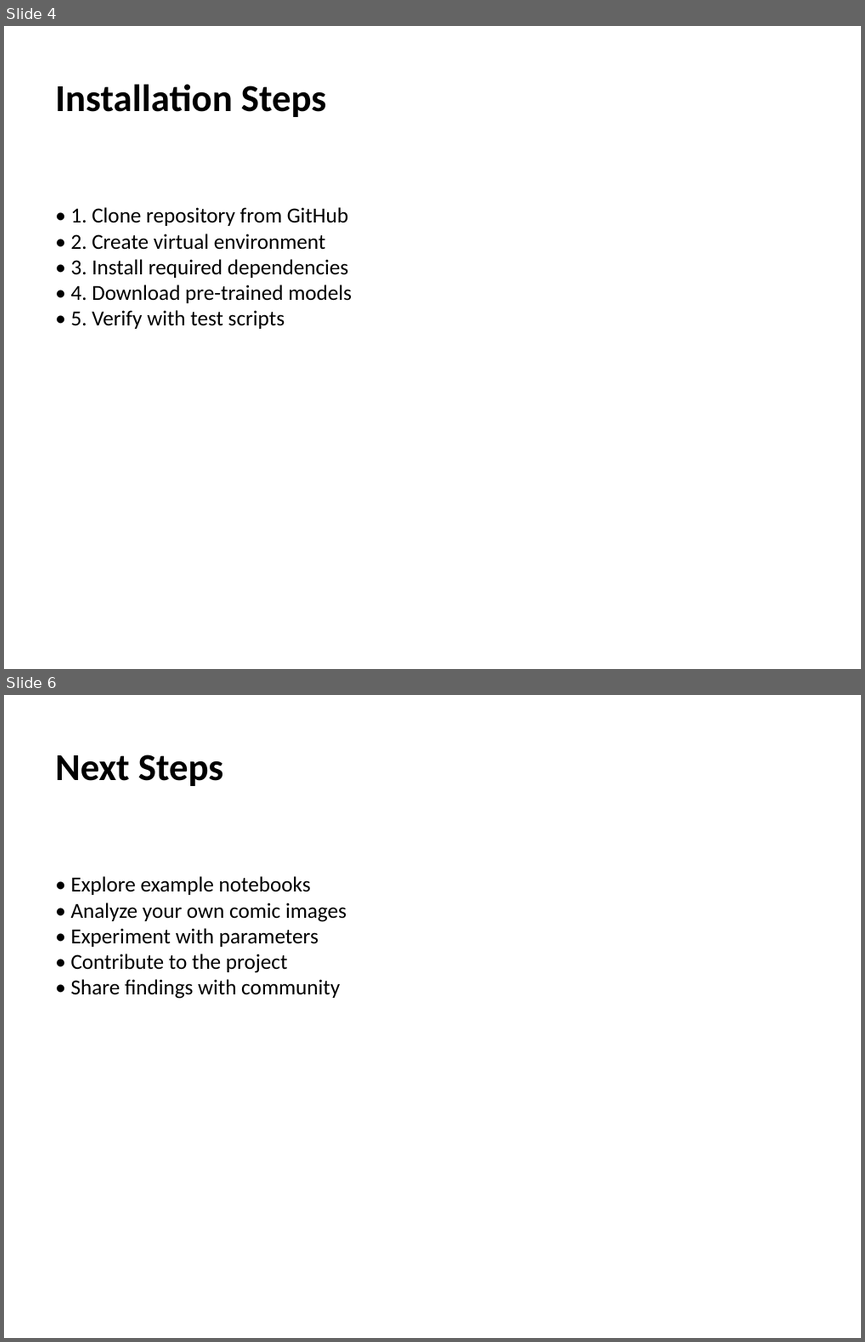
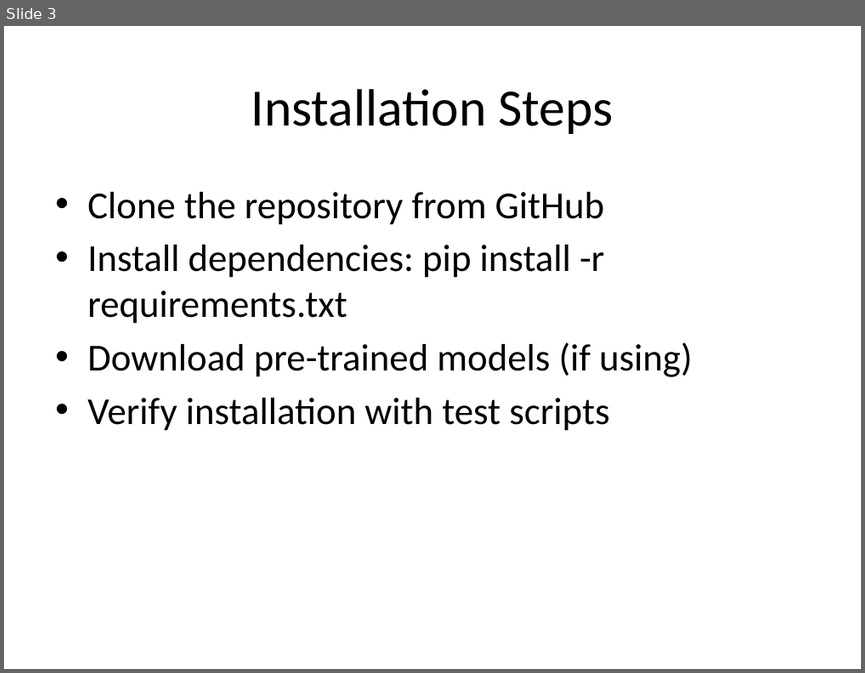
Before and after one commit to RichardScottOZ/powerpoint, a slide deck: examples/comic_analysis_getting_started.pptx. Shown one above the other, each under a label of ours: slides 4 and 6 before the commit, slide 3 after it; the slides between them are not shown. The pictures are 865x1342 and 865x673 pixels, drawn with LibreOffice and Linux fonts; fonts in the diff are those of the drawing. Boxes give left, top, right and bottom in pixels: in the first picture for what was removed or moved away, otherwise in the second. Text is boxed around its words. In the diff, an @@ line names an element or a change of style, - is before the commit and + after.

```diff
--- a/examples/comic_analysis_getting_started.pptx
+++ b/examples/comic_analysis_getting_started.pptx
@@ slide 6 removed at (4,695,861,1338), background #FFFFFF @@
@@ text removed at (55,755,223,786) @@
-Next Steps
@@ text removed at (71,876,347,998) @@
-• Explore example notebooks
-• Analyze your own comic images
-• Experiment with parameters
-• Contribute to the project
-• Share findings with community
@@ what was slide 4 is now slide 3 @@
@@ slide 3 changed as well @@
@@ title "Installation Steps": place and size @@
-title "Installation Steps" at (55,84,326,117)
+title "Installation Steps" at (251,89,613,134)
@@ title "Installation Steps" at (251,89,613,134): size 32 to 44 pt, bold off; alignment left to centre; vertical alignment top to middle @@
@@ text at (87,192,692,431): text changed; size 18 to 32 pt @@
-• 1. Clone repository from GitHub
-• 2. Create virtual environment
-• 3. Install required dependencies
-• 4. Download pre-trained models
-• 5. Verify with test scripts
+• Clone the repository from GitHub
+• Install dependencies: pip install -r requirements.txt
+• Download pre-trained models (if using)
+• Verify installation with test scripts
```
Also in this commit, not shown: 2 other slides changed, 4 slides added, 2 other slides removed, 16 other files.
